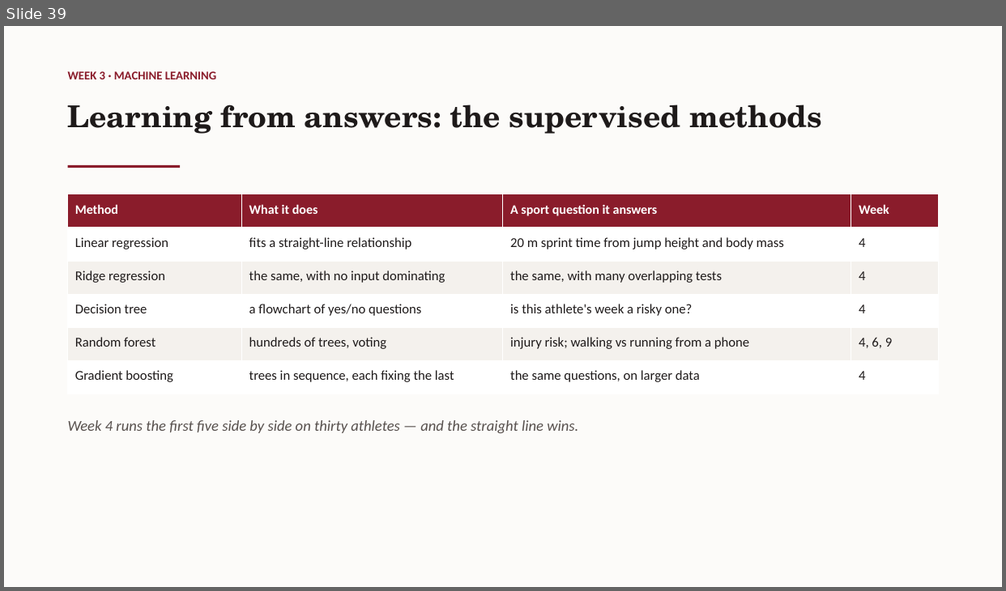
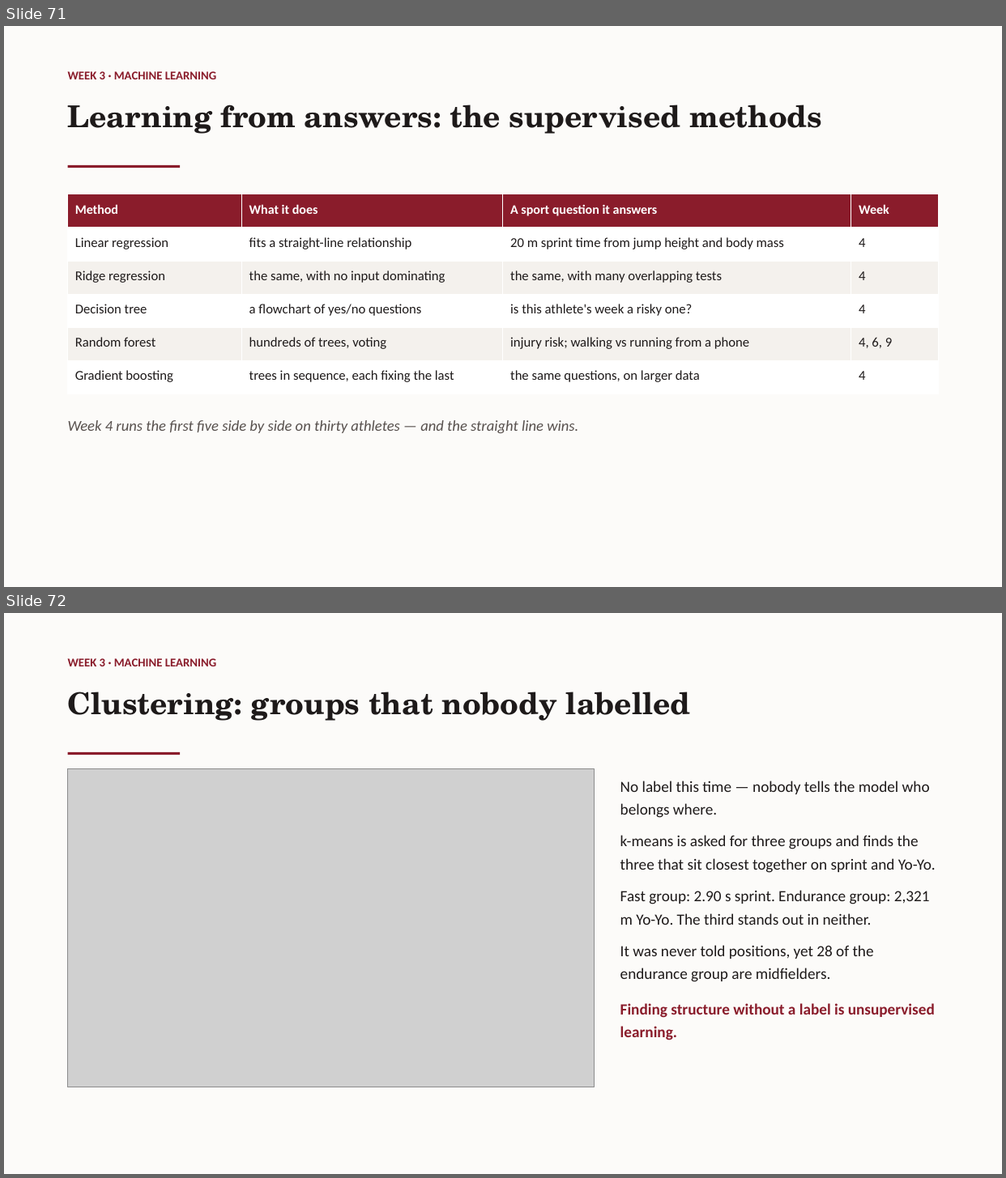
Before and after one commit to galipaydin/pes3850, a slide deck: lectures/week03/slides.pptx. Shown one above the other, each under a label of ours: slide 39 before the commit, slides 71 and 72 after it. The pictures are 1006x591 and 1006x1178 pixels, drawn with LibreOffice and Linux fonts; fonts in the diff are those of the drawing; grey boxes stand for pictures. Boxes give left, top, right and bottom in pixels: in the first picture for what was removed or moved away, otherwise in the second. Text is boxed around its words. In the diff, an @@ line names an element or a change of style, - is before the commit and + after.

Commit message:
Week 3 slides: worked examples for preprocessing, analysis and machine learning

```diff
--- a/lectures/week03/slides.pptx
+++ b/lectures/week03/slides.pptx
@@ slide 72 added at <box>4,613,1002,1174</box>, background #FCFBF9 @@
@@ text added at <box>68,658,216,666</box>, 11.5 pt, text #8A1C2B, bold @@
+WEEK 3 · MACHINE LEARNING
@@ text added at <box>68,692,691,721</box>, 29 pt, text #1E1A1A, bold @@
+Clustering: groups that nobody labelled
@@ rectangle added at <box>68,752,180,756</box>, fill #8A1C2B @@
@@ picture added at <box>68,769,594,1088</box> @@
@@ text added at <box>620,781,936,1041</box>, 15 pt, text #1E1A1A @@
+No label this time — nobody tells the model who belongs where.
+k-means is asked for three groups and finds the three that sit closest together on sprint and Yo-Yo.
+Fast group: 2.90 s sprint. Endurance group: 2,321 m Yo-Yo. The third stands out in neither.
+It was never told positions, yet 28 of the endurance group are midfielders.
+Finding structure without a label is unsupervised learning.
@@ what was slide 39 is now slide 71 @@
```
Also in this commit, not shown: 34 other slides added, 2 other files.
